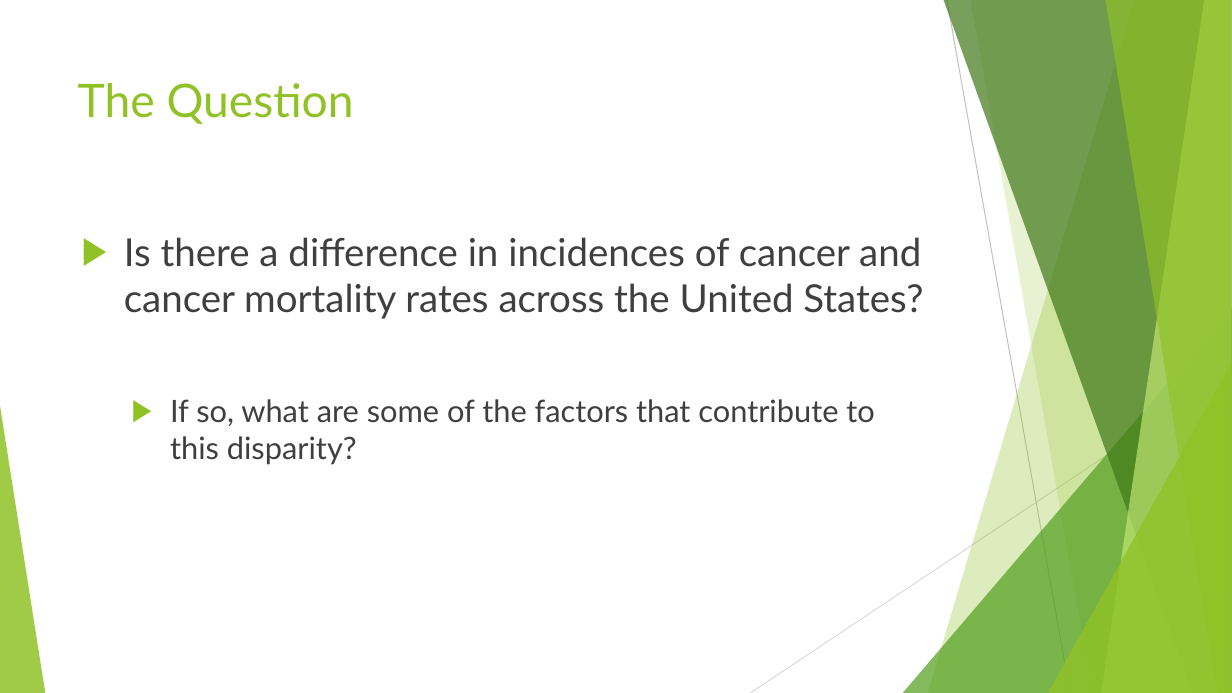
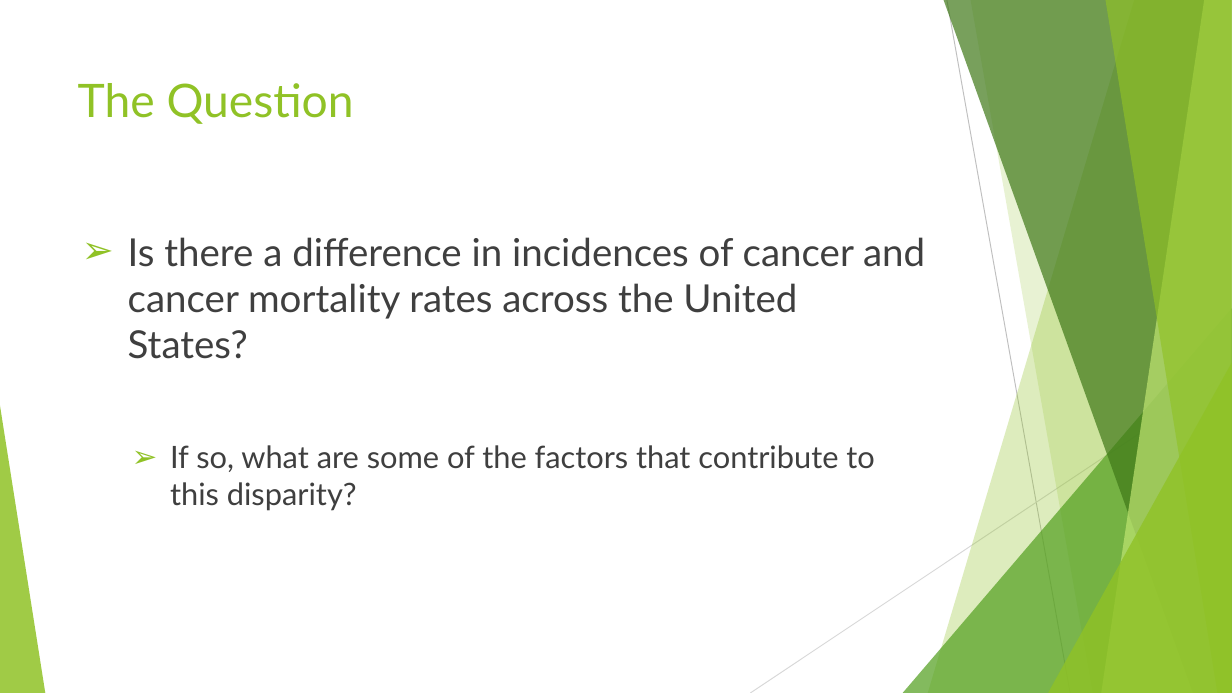
Before and after one commit to dan-brueckman/Group-Project1, a slide deck: slide 2 of CancerContributors.pptx. Drawn at 1232x693 pixels with LibreOffice and Linux fonts; fonts in the diff are those of the drawing. Boxes give left, top, right and bottom in pixels: in the first picture for what was removed or moved away, otherwise in the second. Text is boxed around its words. In the diff, an @@ line names an element or a change of style, - is before the commit and + after.

```diff
--- a/CancerContributors.pptx
+++ b/CancerContributors.pptx
@@ text "Is there a difference in ..." at <box>128,237,925,511</box>: bullet ▶ to ➢ @@
```
Also in this commit, not shown: 10 other slides changed.
